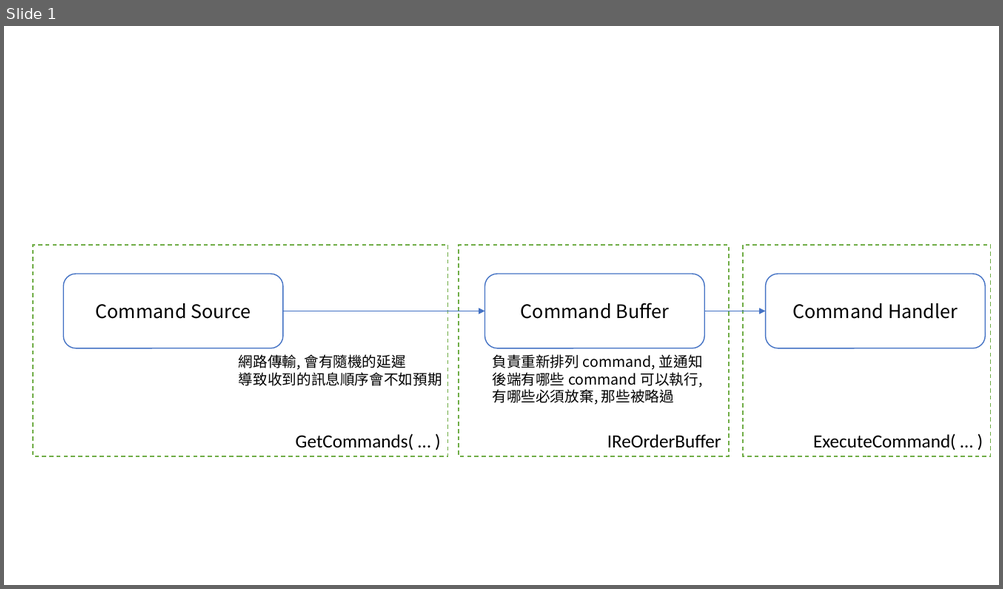
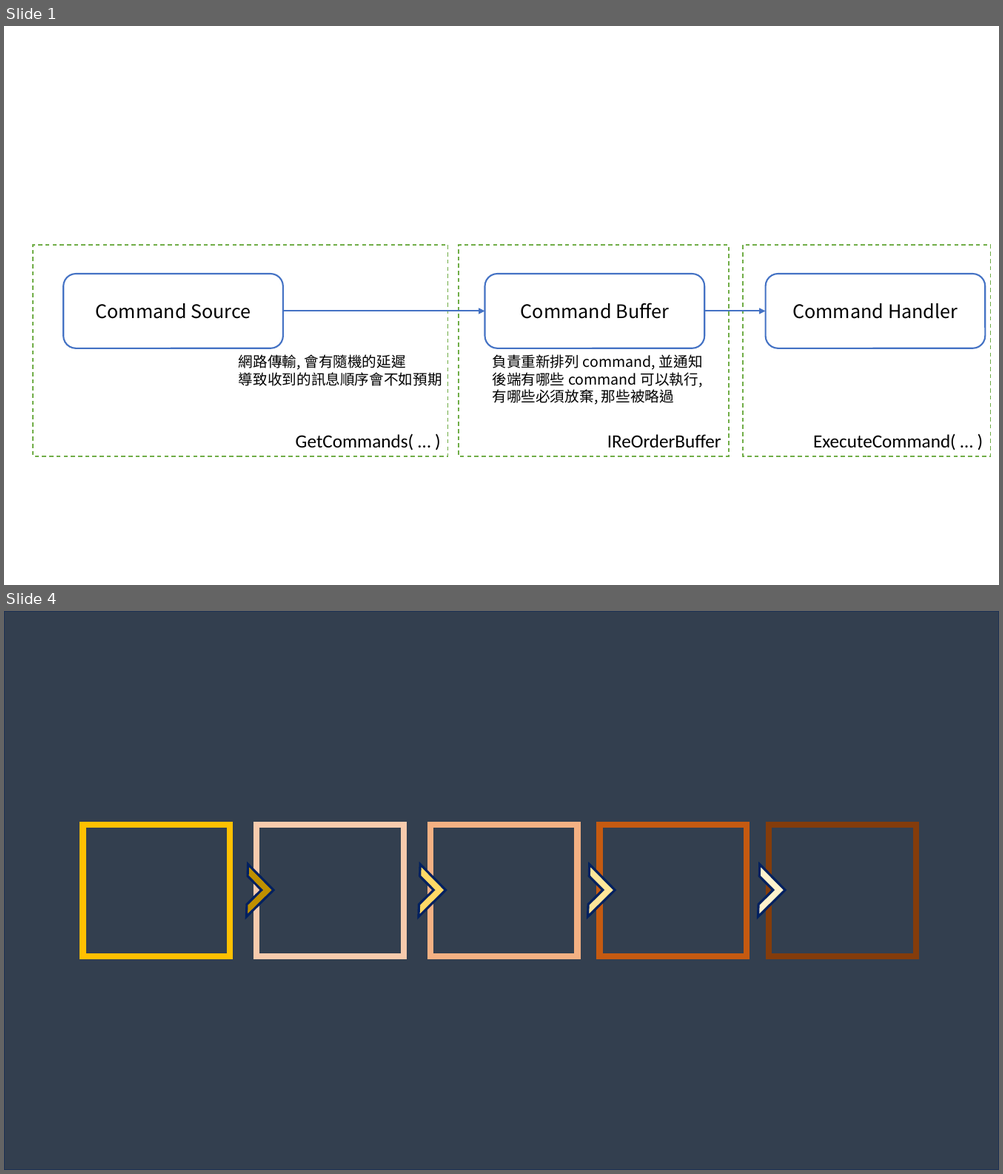
Before and after one commit to andrew0928/Andrew.ReOrderDemo, a slide deck: docs/diagrams.pptx. Shown one above the other, each under a label of ours: slide 1 before the commit, slides 1 and 4 after it; the slides between them are not shown. The pictures are 1003x589 and 1003x1174 pixels, drawn with LibreOffice and Linux fonts; fonts in the diff are those of the drawing. Boxes give left, top, right and bottom in pixels: in the first picture for what was removed or moved away, otherwise in the second. Text is boxed around its words. In the diff, an @@ line names an element or a change of style, - is before the commit and + after.

```diff
--- a/docs/diagrams.pptx
+++ b/docs/diagrams.pptx
@@ slide 4 added at [4, 611, 999, 1170], background #FFFFFF @@
@@ rectangle added at [4, 611, 999, 1170], fill #333F50, outline #1E3256 1 pt @@
@@ rectangle added at [83, 825, 230, 957], outline #FFC000 6 pt @@
@@ rectangle added at [256, 825, 403, 957], outline #F8CBAD 6 pt @@
@@ rectangle added at [430, 825, 577, 957], outline #F4B183 6 pt @@
@@ rectangle added at [600, 825, 746, 957], outline #C55A11 6 pt @@
@@ rectangle added at [768, 825, 916, 957], outline #843C0B 6 pt @@
@@ half frame added at [221, 865, 273, 917], fill #BF9000, outline #002060 2.25 pt @@
@@ half frame added at [392, 865, 446, 917], fill #FFD966, outline #002060 2.25 pt @@
@@ half frame added at [562, 865, 615, 917], fill #FFE699, outline #002060 2.25 pt @@
@@ half frame added at [732, 865, 785, 917], fill #FFF2CC, outline #002060 2.25 pt @@
@@ slide 1 changed as well @@
@@ outline #4472C4 1 pt to #4472C4 1.5 pt in 3 elements at [64, 274, 283, 349], [484, 274, 704, 349], [765, 274, 984, 349] @@
```
Also in this commit, not shown: 2 other slides added.
